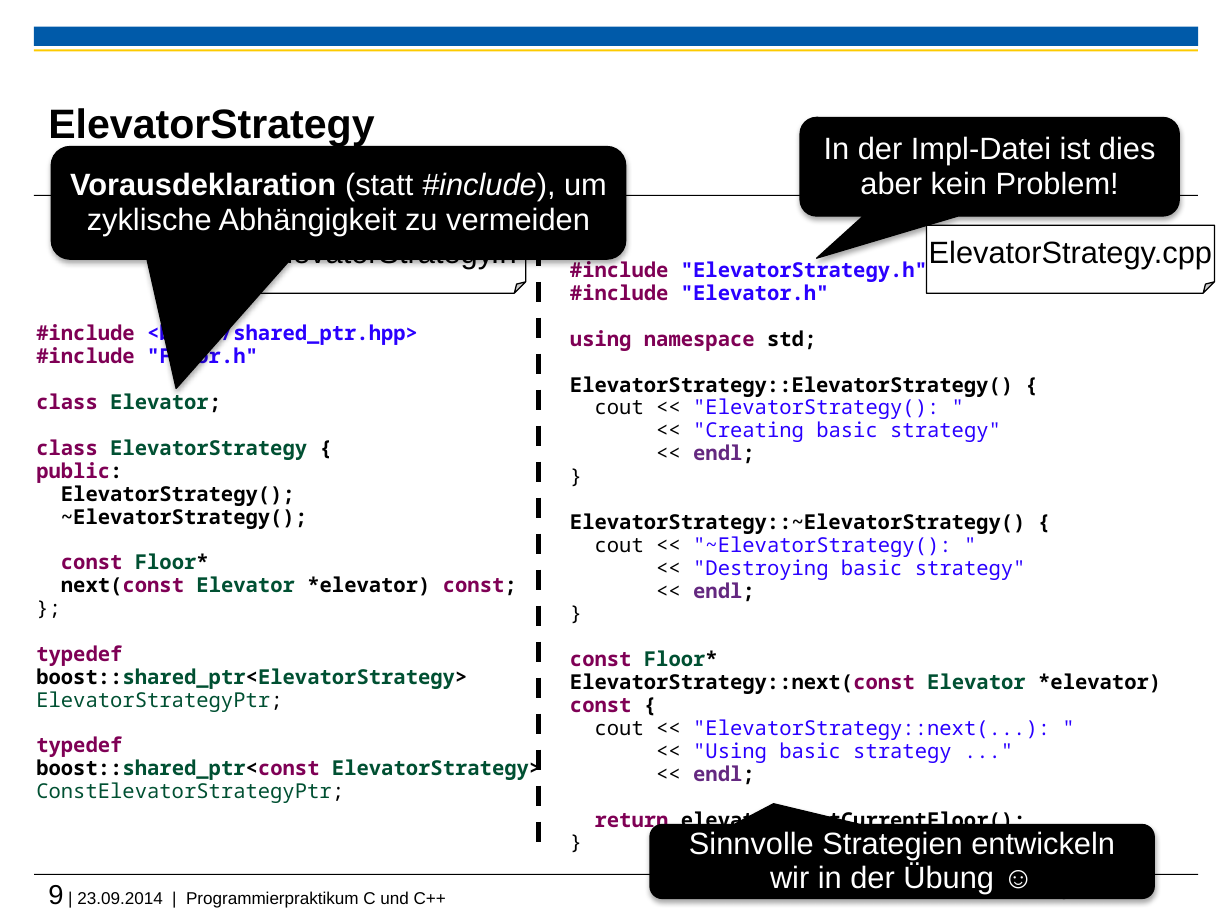
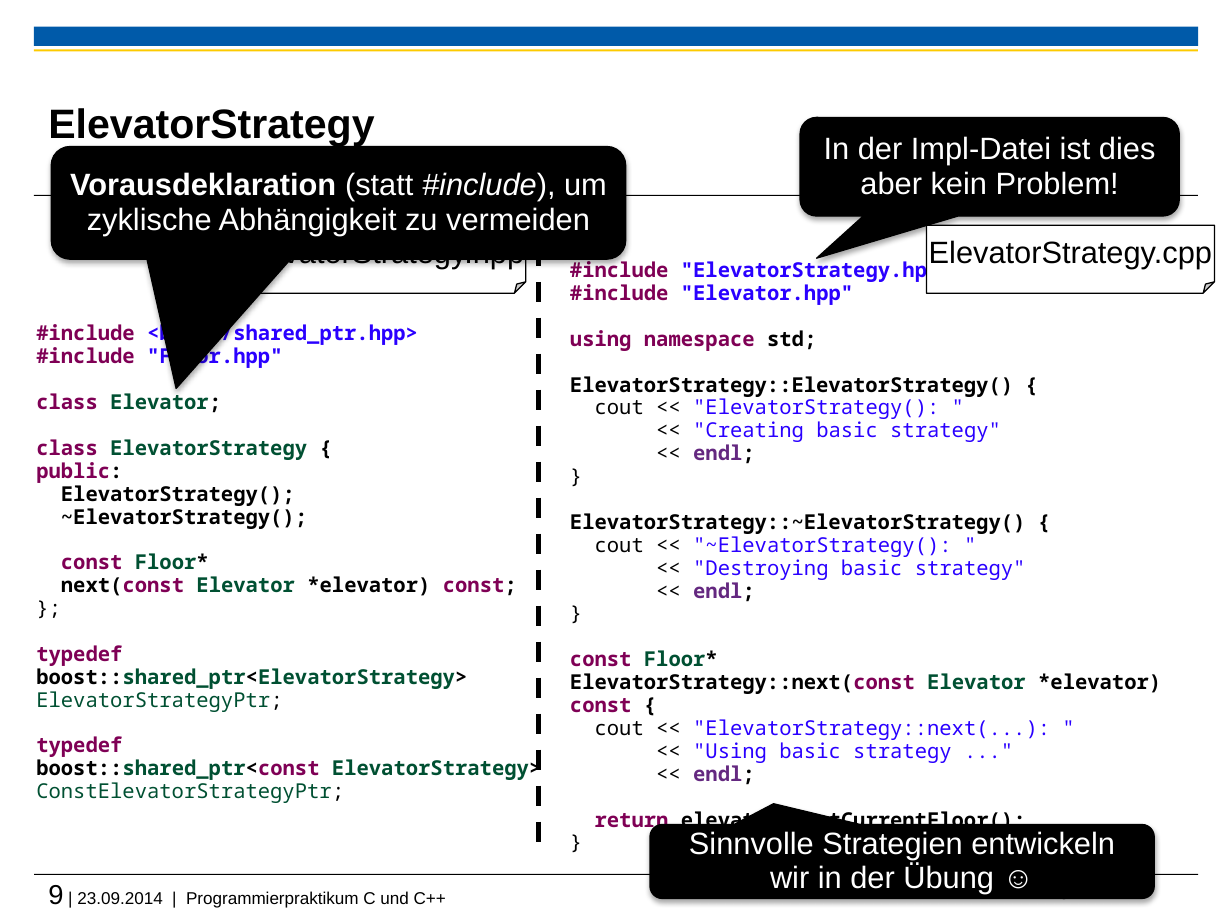
Before and after one commit to h82k/tud-cppp, a slide deck: slide 9 of Vorlesung/3 Vererbung-Polymorphie.pptx. Drawn at 1232x924 pixels with LibreOffice and Linux fonts; fonts in the diff are those of the drawing; background and template pictures are left out. Boxes give left, top, right and bottom in pixels: in the first picture for what was removed or moved away, otherwise in the second. Text is boxed around its words. In the diff, an @@ line names an element or a change of style, - is before the commit and + after.

```diff
--- a/Vorlesung/3 Vererbung-Polymorphie.pptx
+++ b/Vorlesung/3 Vererbung-Polymorphie.pptx
@@ folded corner "ElevatorStrategy.hpp" resized from (x1=257, y1=225, x2=526, y2=293) to (x1=238, y1=225, x2=526, y2=293) @@
@@ text in folded corner at (x1=239, y1=260, x2=524, y2=269): text changed @@
-ElevatorStrategy.h
+ElevatorStrategy.hpp
@@ text at (x1=570, y1=258, x2=952, y2=305): text changed @@
-#include "ElevatorStrategy.h"
-#include "Elevator.h"
+#include "ElevatorStrategy.hpp"
+#include "Elevator.hpp"
@@ text at (x1=36, y1=344, x2=282, y2=370): text changed @@
-#include "Floor.h"
+#include "Floor.hpp"
```
Also in this commit, not shown: 6 other slides changed, 5 other files.
